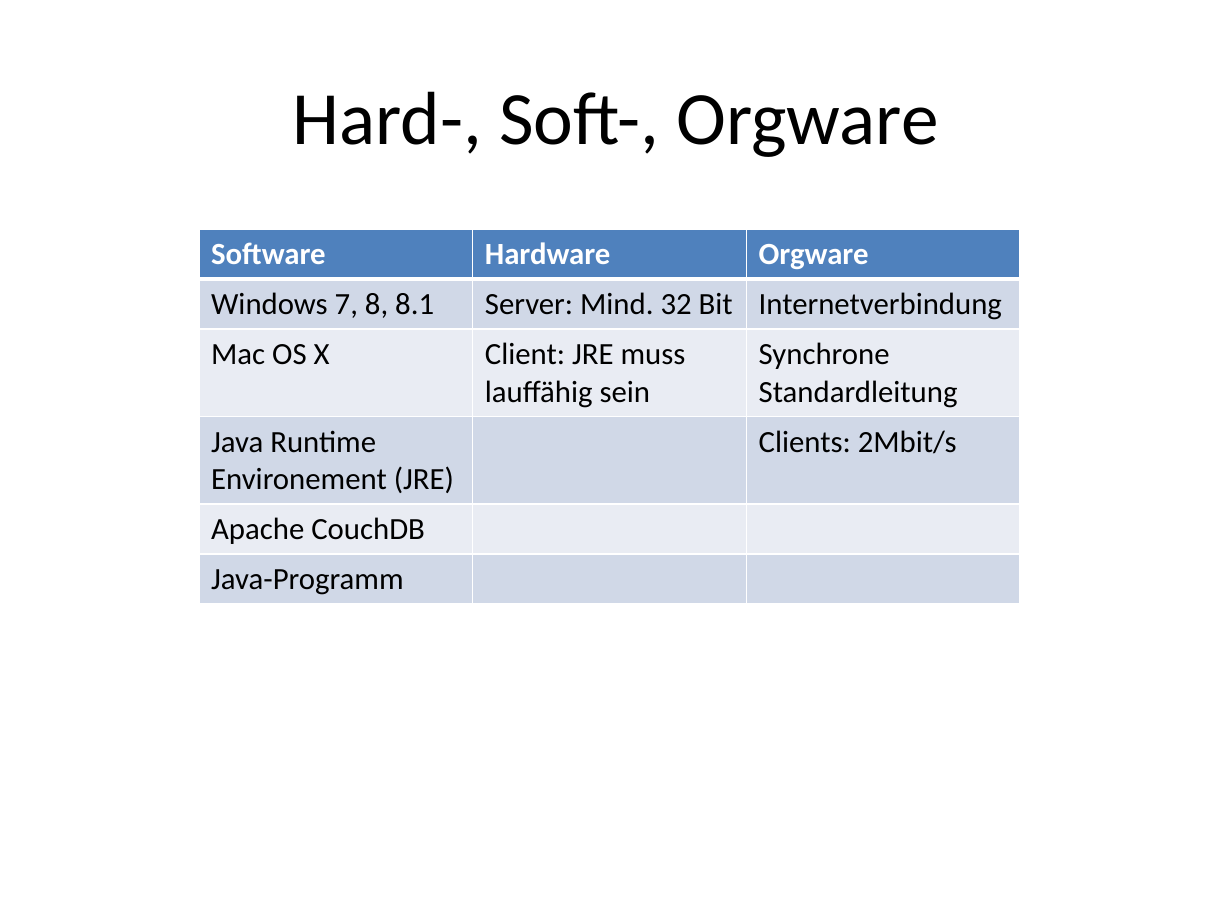
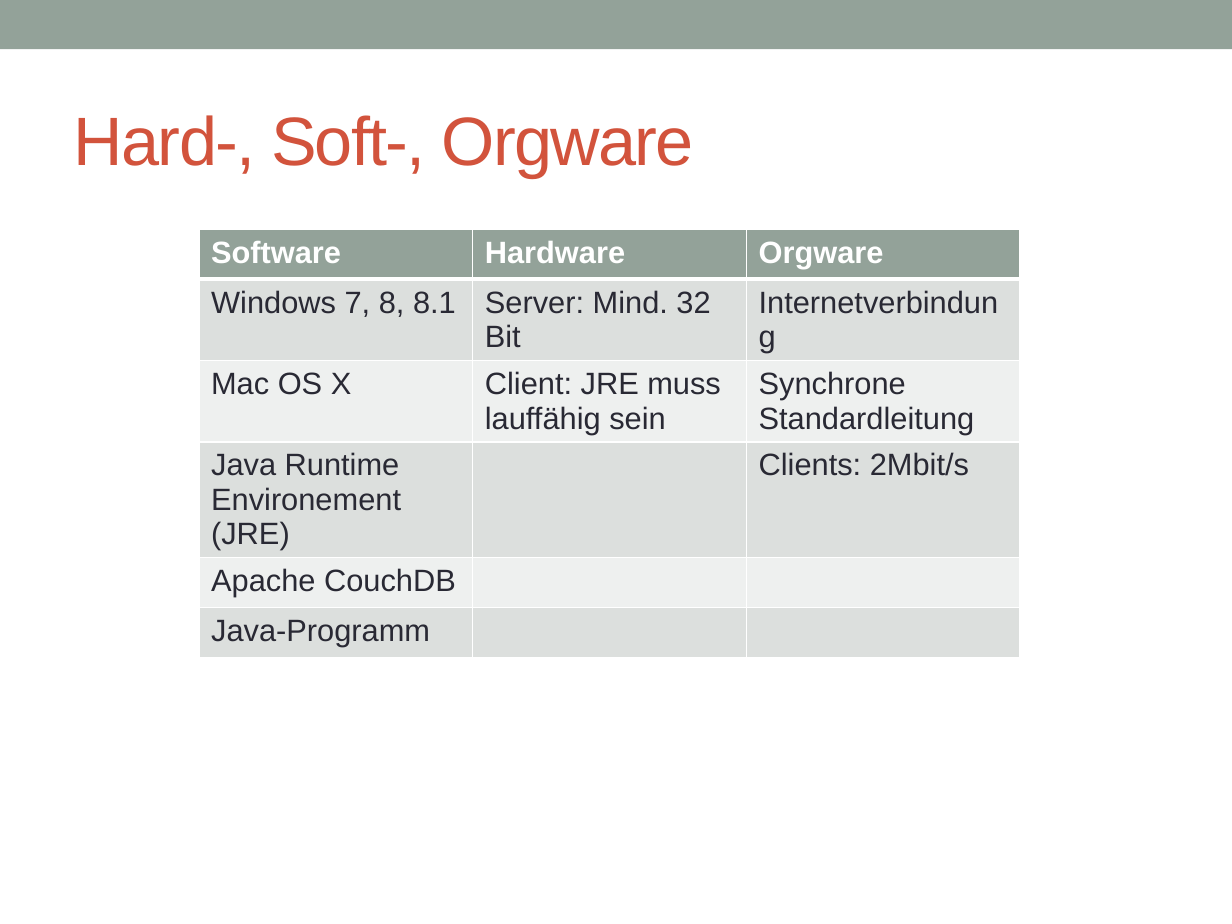
Before and after one commit to SWE-Projekt14/software-engineering, a slide deck: slide 11 of Präsentation/Softwareingeneering Präse V1.5.pptx. Drawn at 1232x924 pixels with LibreOffice and Linux fonts; fonts in the diff are those of the drawing. Boxes give left, top, right and bottom in pixels: in the first picture for what was removed or moved away, otherwise in the second. Text is boxed around its words. In the diff, an @@ line names an element or a change of style, - is before the commit and + after.

```diff
--- a/Präsentation/Softwareingeneering Präse V1.5.pptx
+++ b/Präsentation/Softwareingeneering Präse V1.5.pptx
@@ rectangle added at (x1=0, y1=0, x2=1232, y2=49), fill #93A299 @@
@@ title "Hard-, Soft-, Orgware" moved from (x1=293, y1=91, x2=938, y2=157) to (x1=74, y1=115, x2=694, y2=178) @@
@@ title "Hard-, Soft-, Orgware" at (x1=74, y1=115, x2=694, y2=178): size 44 to 40 pt, font Calibri to Arial, text colour #000000 to #D2533C, letter spacing 0 to -1 pt; alignment centre to left @@
@@ table at (x1=198, y1=229, x2=1019, y2=675) @@
@@ fill #4F81BD to #93A299 in row 1 @@
@@ fill #D0D8E8 to #DCE0DE in 9 cells @@
@@ fill #E9EDF4 to #EEF0EF in 6 cells @@
@@ font Calibri to Arial @@
@@ text colour #000000 to #292934 in "Windows 7, 8, 8.1", "Server: Mind. 32 Bit", "Internetverbindung", "Mac OS X" and 6 more places @@
```
Also in this commit, not shown: 11 other slides changed, 4 other files.
